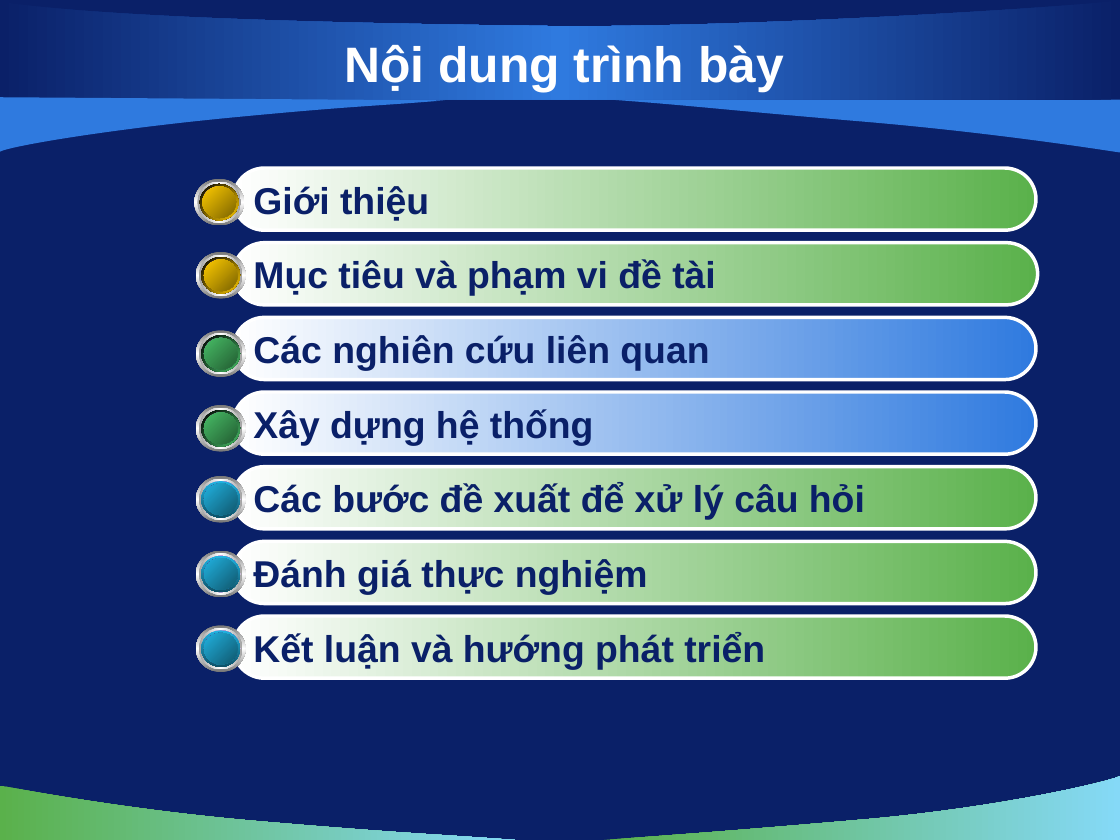
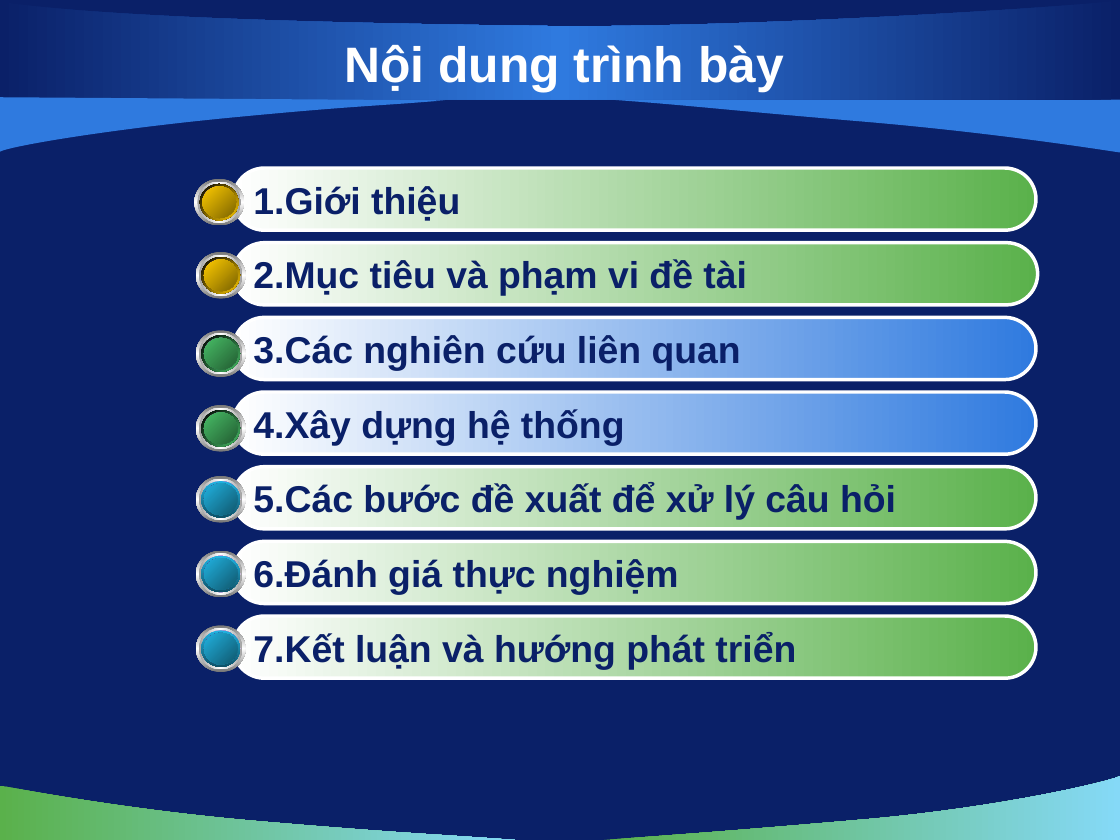
Before and after one commit to vuaviet/filnalproject, a slide deck: slide 2 of De Cuong/bao cao luan van/slide 1.0.pptx. Drawn at 1120x840 pixels with LibreOffice and Linux fonts; fonts in the diff are those of the drawing; background and template pictures are left out. Boxes give left, top, right and bottom in pixels: in the first picture for what was removed or moved away, otherwise in the second. Text is boxed around its words. In the diff, an @@ line names an element or a change of style, - is before the commit and + after.

```diff
--- a/De Cuong/bao cao luan van/slide 1.0.pptx
+++ b/De Cuong/bao cao luan van/slide 1.0.pptx
@@ text in rounded rectangle at bbox=[253, 186, 460, 221]: text changed @@
-Giới thiệu
+1.Giới thiệu
@@ text in rounded rectangle at bbox=[253, 259, 747, 296]: text changed @@
-Mục tiêu và phạm vi đề tài
+2.Mục tiêu và phạm vi đề tài
@@ text in rounded rectangle at bbox=[253, 335, 741, 371]: text changed @@
-Các nghiên cứu liên quan
+3.Các nghiên cứu liên quan
@@ text in rounded rectangle at bbox=[253, 409, 625, 445]: text changed @@
-Xây dựng hệ thống
+4.Xây dựng hệ thống
@@ text in rounded rectangle at bbox=[253, 483, 896, 520]: text changed @@
-Các bước đề xuất để xử lý câu hỏi
+5.Các bước đề xuất để xử lý câu hỏi
@@ text in rounded rectangle at bbox=[253, 559, 679, 595]: text changed @@
-Đánh giá thực nghiệm
+6.Đánh giá thực nghiệm
@@ text in rounded rectangle at bbox=[253, 632, 796, 669]: text changed @@
-Kết luận và hướng phát triển
+7.Kết luận và hướng phát triển
```
Also in this commit, not shown: 19 other slides changed.
